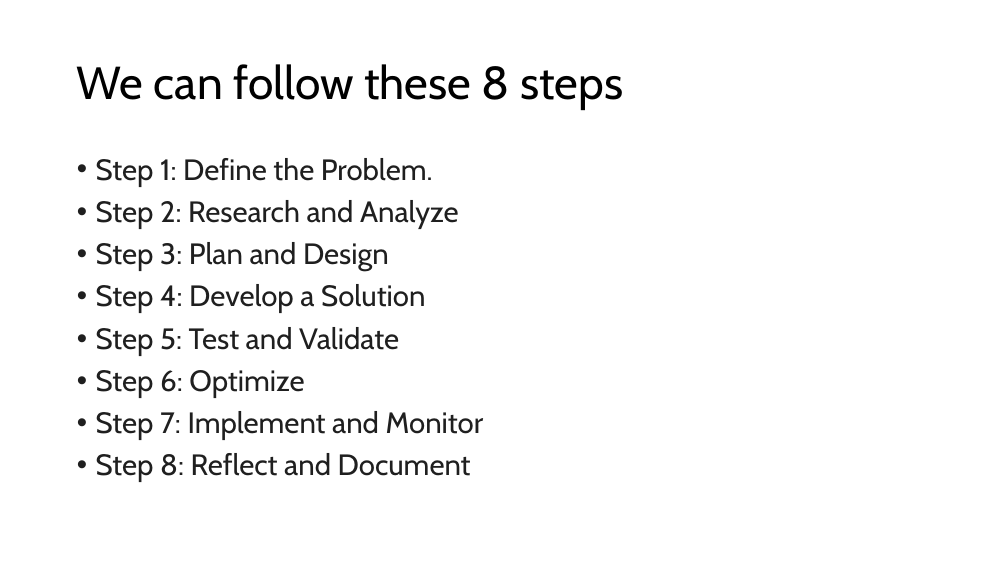
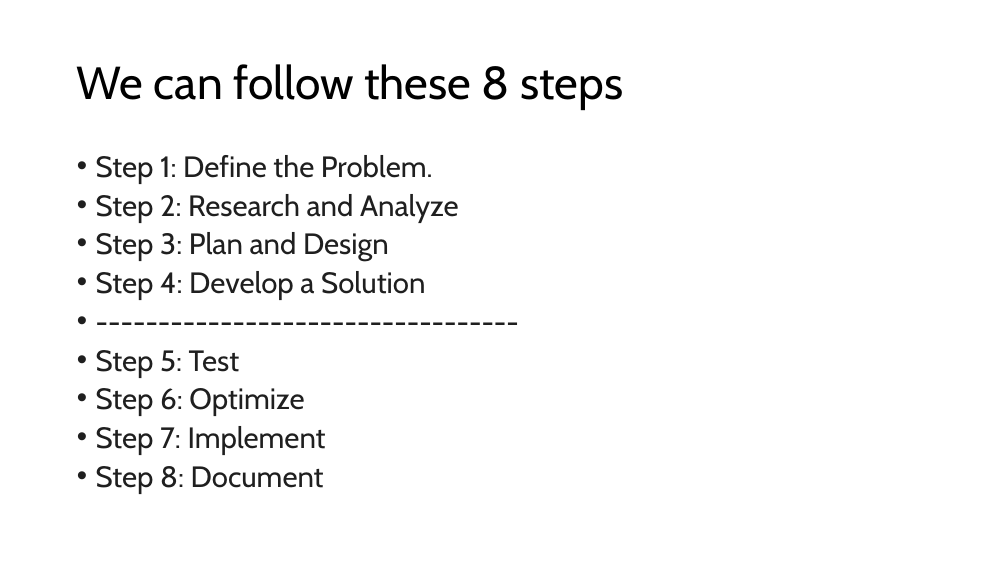
Before and after one commit to Licinio14/softdev, a slide deck: slide 2 of ingles/Apresentação.pptx. Drawn at 1008x567 pixels with LibreOffice and Linux fonts; fonts in the diff are those of the drawing. Boxes give left, top, right and bottom in pixels: in the first picture for what was removed or moved away, otherwise in the second. Text is boxed around its words. In the diff, an @@ line names an element or a change of style, - is before the commit and + after.

```diff
--- a/ingles/Apresentação.pptx
+++ b/ingles/Apresentação.pptx
@@ text at [96, 155, 459, 416]: line spacing 0.9 to 0.8 @@
@@ text at [96, 350, 239, 378]: text changed @@
-• Step 5: Test and Validate
+• ----------------------------------
+• Step 5: Test
@@ text at [96, 426, 326, 494]: text changed @@
-• Step 7: Implement and Monitor
-• Step 8: Reflect and Document
+• Step 7: Implement
+• Step 8: Document
```
Also in this commit, not shown: 1 other slide changed, 3 slides removed.
